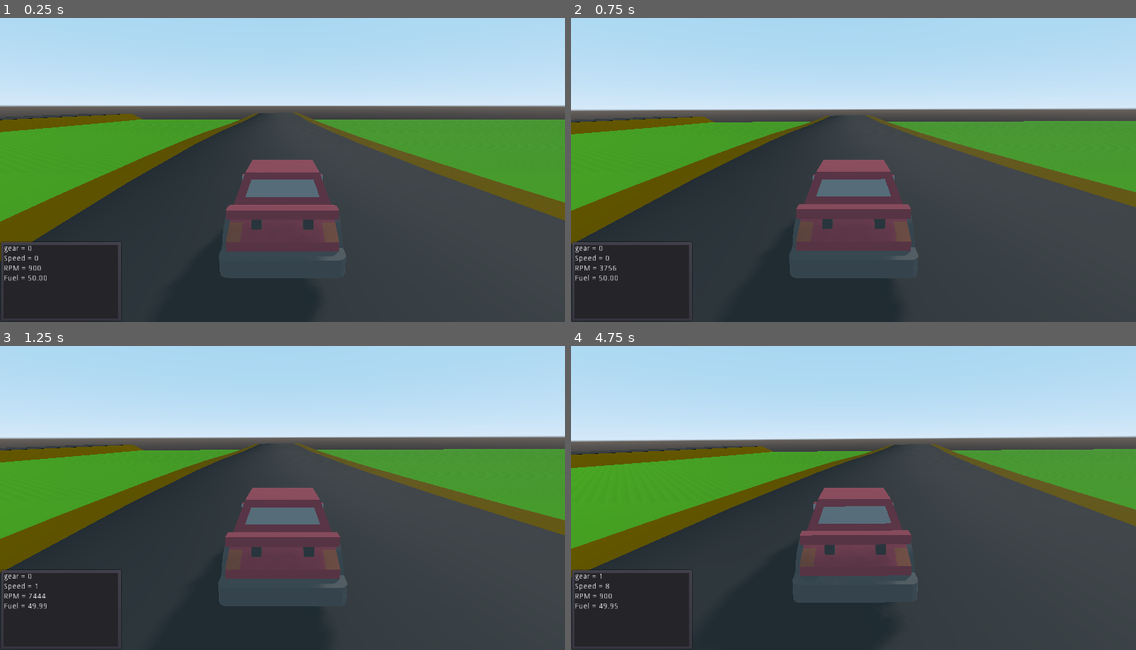
Above: before the commit, frames 1-4 (two rows, left to right).
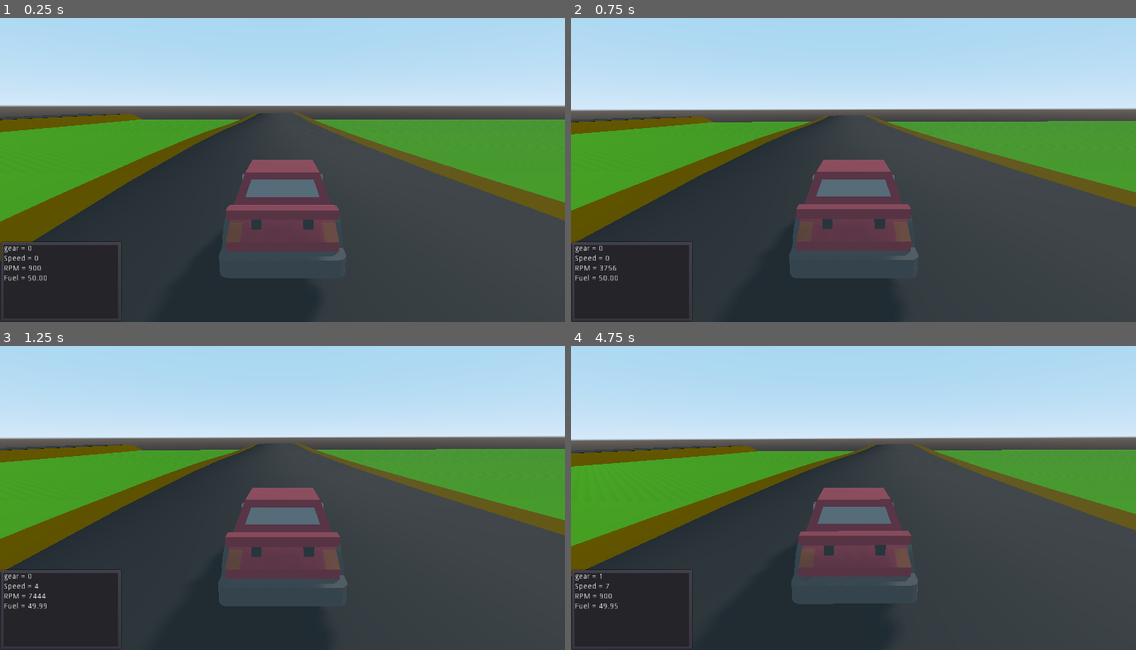
Above: after the commit, the same moments.

Repository: Dechode/Godot-Advanced-Vehicle
Game: Godot game, scene res://levels/world.tscn
Same seed, same stepped clock (60 frames per second), same inputs: the game is played once before the commit and once after it.
Inputs:
- Up to frame 1 (0.25 s): no input
- Up to frame 2 (0.75 s): hold Right (SteerRight) from 0.53 s (still down); hold Up (Throttle) from 0.53 s (still down)
- Up to frame 3 (1.25 s): keep holding Right (SteerRight); keep holding Up (Throttle)
- Up to frame 4 (4.75 s): tap Enter at 1.25 s; release Right (SteerRight) at 1.28 s; release Up (Throttle) at 1.28 s; hold Down (Brake) 1.28-2.03 s; tap Up (Throttle) at 1.35, 2.85, 4.35 s; hold Right (SteerRight) 2.03-2.78 s; hold Up (Throttle) 2.03-2.78 s; tap Space (Handbrake) at 2.75 s; hold A (ShiftUp) 2.78-3.53 s; hold Up (Throttle) 3.53-4.28 s; hold Left (SteerLeft) from 3.53 s (still down)

Frame 1 is identical in both runs. In frame 2, 0.1% of the frame differs, in the area x 0-100%, y 32-74%; in frame 3, less than 0.1%; in frame 4, 3.9%, in the area x 0-100%, y 29-85%.

Commit message:
Fixed inertia calculations
Calling handbrake function every frame messed up the inertia calculations. Added if statement not to call if no handbrake input.

Diff:
--- a/scripts/RigidBodyCar.gd
+++ b/scripts/RigidBodyCar.gd
@@ -141,8 +141,8 @@
 		torque_out = 0.0
 		rpm = 0.0
 		stopEngineSound()
-
-	handBrake(delta)
+	if handbrake_input != 0:
+		handBrake(delta)
 	engineSound()
 	burnFuel(delta)
 
@@ -193,10 +193,9 @@
 
 func rwd(drive, delta):
 	var drivetrain_inertia
-#	drivetrain_inertia = engine_moment + pow(abs(gearRatio()), 2) * gear_inertia # This should (?) be physically the most correct way, but i find it has way too much moment of inertia
-#	drivetrain_inertia = engine_moment * abs(gearRatio()) # This is how Wolfe does hes inertia calculation, but again i find it has too much moment of inertia
-#	drivetrain_inertia = gear_inertia * abs(gearRatio()) # This one ignores engines moment of inertia alltogether
-	drivetrain_inertia = gear_inertia * abs(gearRatio()) + engine_moment # Works best imo
+	drivetrain_inertia = engine_moment + pow(abs(gearRatio()), 2) * gear_inertia # Works now!
+#	drivetrain_inertia = engine_moment * abs(gearRatio()) # This is how Wolfe does hes inertia calculation
+#	drivetrain_inertia = gear_inertia * abs(gearRatio()) + engine_moment # Dont use this anymore!
 
 #	print(drivetrain_inertia)
 
